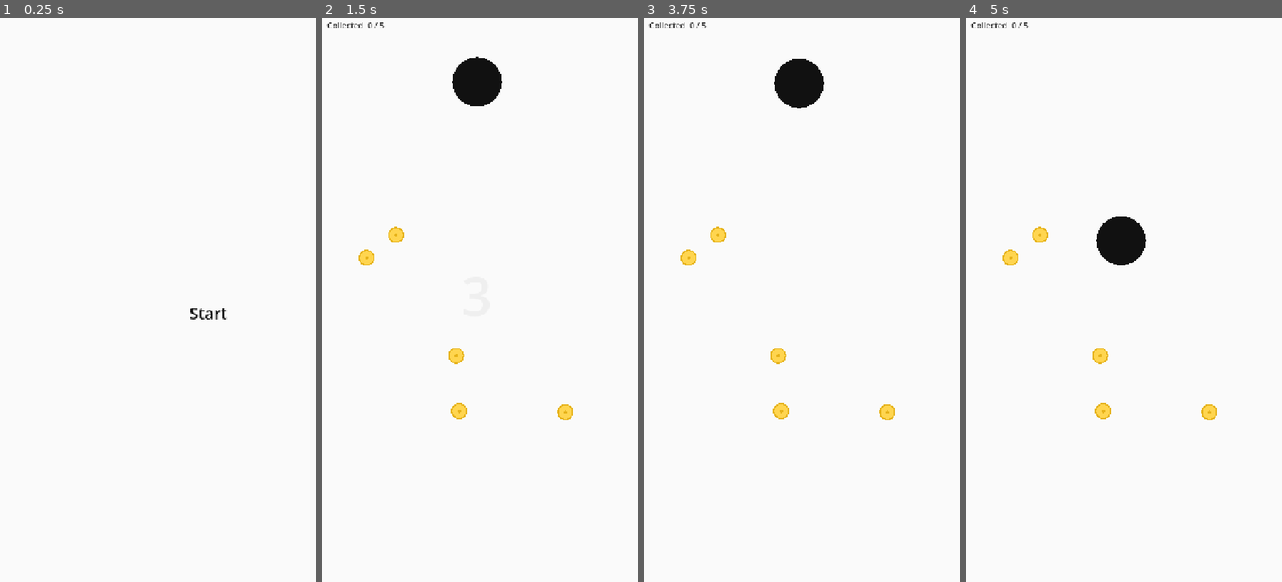
Above: before the commit, frames 1-4 (left to right).
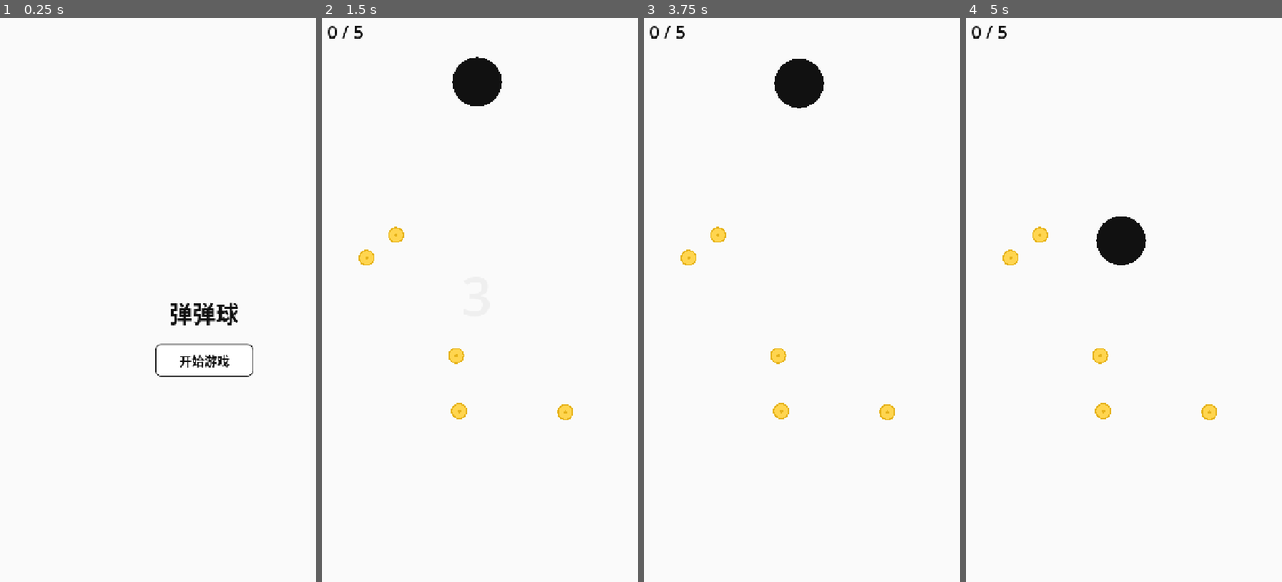
Above: after the commit, the same moments.

Repository: day-dreamer-11/bounce-line-
Game: Godot game, scene res://scenes/TrailDemo.tscn
Same seed, same stepped clock (60 frames per second), same inputs: the game is played once before the commit and once after it.
Inputs (mouse positions are in pixels of both pictures, inside the frame that each line leads up to):
- Up to frame 1 (0.25 s): no input
- Up to frame 2 (1.5 s): click "Start" (after the commit: "开始游戏") at 0.5 s; tap Enter at 1.25 s; move the mouse to (546, 266) at 1.27 s; click (546, 266) at 1.42 s
- Up to frame 3 (3.75 s): tap Space at 2, 3.5 s; drag from (735, 322) to (887, 412) at 2.02 s; tap Enter at 2.75 s; move the mouse to (830, 170) at 2.77 s; click (830, 170) at 2.92 s; drag from (783, 412) to (688, 260) at 3.52 s
- Up to frame 4 (5 s): move the mouse to (1218, 378) at 4.27 s; click (1218, 378) at 4.42 s

The runs differ from the first frame. In frame 1, 1.0% of the frame differs, in the area x 49-81%, y 50-64%; in frame 2, 0.2%; in frame 3, 0.2%; in frame 4, 0.2%.

Commit message:
feat: Chinese UI + styled buttons
- Start screen: "弹弹球" + "开始游戏" with bordered button
- Result: "游戏结束"/"胜利" + "再来一次" centered button
- Counter: "0 / 5" large black text
- Buttons: 2px black border, 12px radius, white fill, hover state

Co-Authored-By: Claude Opus 4.7 <noreply@anthropic.com>

Diff:
--- a/scripts/coin_container.gd
+++ b/scripts/coin_container.gd
@@ -23,9 +23,9 @@
 	add_child(canvas)
 
 	_label = Label.new()
-	_label.text = "Collected  0 / %d" % COIN_COUNT
-	_label.add_theme_font_size_override("font_size", 18)
-	_label.add_theme_color_override("font_color", Color(0.2, 0.2, 0.2))
+	_label.text = "0 / %d" % COIN_COUNT
+	_label.add_theme_font_size_override("font_size", 40)
+	_label.add_theme_color_override("font_color", Color(0.0667, 0.0667, 0.0667))
 	_label.position = Vector2(24, 24)
 	canvas.add_child(_label)
 
@@ -69,7 +69,7 @@
 
 func _on_coin_collected() -> void:
 	_collected += 1
-	_label.text = "Collected  %d / %d" % [_collected, COIN_COUNT]
+	_label.text = "%d / %d" % [_collected, COIN_COUNT]
 	if _collected >= COIN_COUNT:
 		_show_victory()
 
@@ -86,25 +86,41 @@
 	bg.set_anchors_preset(Control.PRESET_FULL_RECT)
 	canvas.add_child(bg)
 
+	var vbox := VBoxContainer.new()
+	vbox.set_anchors_preset(Control.PRESET_CENTER)
+	vbox.alignment = BoxContainer.ALIGNMENT_CENTER
+	vbox.add_theme_constant_override("separation", 28)
+	canvas.add_child(vbox)
+
 	var label := Label.new()
-	label.text = "Victory"
+	label.text = "胜利"
 	label.horizontal_alignment = HORIZONTAL_ALIGNMENT_CENTER
-	label.vertical_alignment = VERTICAL_ALIGNMENT_CENTER
 	label.add_theme_font_size_override("font_size", 48)
 	label.add_theme_color_override("font_color", Color(0.0667, 0.0667, 0.0667))
-	label.set_anchors_preset(Control.PRESET_FULL_RECT)
-	canvas.add_child(label)
+	vbox.add_child(label)
 
 	var btn := Button.new()
-	btn.text = "Play Again"
-	btn.flat = true
+	btn.text = "再来一次"
+	btn.flat = false
 	btn.add_theme_font_size_override("font_size", 24)
 	btn.add_theme_color_override("font_color", Color(0.0667, 0.0667, 0.0667))
-	btn.custom_minimum_size = Vector2(180, 56)
-	btn.set_anchors_and_offsets_preset(Control.PRESET_CENTER_BOTTOM)
-	btn.offset_bottom = -80
+	btn.custom_minimum_size = Vector2(200, 60)
+
+	var style := StyleBoxFlat.new()
+	style.bg_color = Color(1.0, 1.0, 1.0, 1.0)
+	style.border_width_left = 2
+	style.border_width_right = 2
+	style.border_width_top = 2
+	style.border_width_bottom = 2
+	style.border_color = Color(0.0667, 0.0667, 0.0667)
+	style.corner_radius_top_left = 12
+	style.corner_radius_top_right = 12
+	style.corner_radius_bottom_left = 12
+	style.corner_radius_bottom_right = 12
+	btn.add_theme_stylebox_override("normal", style)
+
 	btn.pressed.connect(func():
 		get_tree().paused = false
 		get_tree().reload_current_scene()
 	)
-	canvas.add_child(btn)
+	vbox.add_child(btn)
--- a/scripts/trail_system.gd
+++ b/scripts/trail_system.gd
@@ -21,6 +21,34 @@
 	$Ball.fell_off_screen.connect(_on_game_over)
 
 
+func _make_button(text: String, font_size: int, w: float, h: float) -> Button:
+	var btn := Button.new()
+	btn.text = text
+	btn.flat = false
+	btn.add_theme_font_size_override("font_size", font_size)
+	btn.add_theme_color_override("font_color", Color(0.0667, 0.0667, 0.0667))
+	btn.custom_minimum_size = Vector2(w, h)
+
+	var style := StyleBoxFlat.new()
+	style.bg_color = Color(1.0, 1.0, 1.0, 1.0)
+	style.border_width_left = 2
+	style.border_width_right = 2
+	style.border_width_top = 2
+	style.border_width_bottom = 2
+	style.border_color = Color(0.0667, 0.0667, 0.0667)
+	style.corner_radius_top_left = 12
+	style.corner_radius_top_right = 12
+	style.corner_radius_bottom_left = 12
+	style.corner_radius_bottom_right = 12
+	btn.add_theme_stylebox_override("normal", style)
+
+	var hover := style.duplicate()
+	hover.bg_color = Color(0.95, 0.95, 0.95)
+	btn.add_theme_stylebox_override("hover", hover)
+
+	return btn
+
+
 func _create_start_screen() -> void:
 	var canvas := CanvasLayer.new()
 	canvas.name = "StartScreen"
@@ -31,18 +59,25 @@
 	bg.set_anchors_preset(Control.PRESET_FULL_RECT)
 	canvas.add_child(bg)
 
-	var btn := Button.new()
-	btn.text = "Start"
-	btn.flat = true
-	btn.add_theme_font_size_override("font_size", 36)
-	btn.add_theme_color_override("font_color", Color(0.0667, 0.0667, 0.0667))
-	btn.custom_minimum_size = Vector2(240, 80)
-	btn.set_anchors_preset(Control.PRESET_CENTER)
+	var vbox := VBoxContainer.new()
+	vbox.set_anchors_preset(Control.PRESET_CENTER)
+	vbox.alignment = BoxContainer.ALIGNMENT_CENTER
+	vbox.add_theme_constant_override("separation", 32)
+	canvas.add_child(vbox)
+
+	var title := Label.new()
+	title.text = "弹弹球"
+	title.horizontal_alignment = HORIZONTAL_ALIGNMENT_CENTER
+	title.add_theme_font_size_override("font_size", 52)
+	title.add_theme_color_override("font_color", Color(0.0667, 0.0667, 0.0667))
+	vbox.add_child(title)
+
+	var btn := _make_button("开始游戏", 28, 220, 72)
 	btn.pressed.connect(func():
 		canvas.queue_free()
 		_start_countdown()
 	)
-	canvas.add_child(btn)
+	vbox.add_child(btn)
 
 
 func _start_countdown() -> void:
@@ -146,7 +181,7 @@
 
 func _on_game_over() -> void:
 	get_tree().paused = true
-	_show_result("Game Over")
+	_show_result("游戏结束")
 
 
 func _show_result(text: String) -> void:
@@ -159,25 +194,22 @@
 	bg.set_anchors_preset(Control.PRESET_FULL_RECT)
 	canvas.add_child(bg)
 
+	var vbox := VBoxContainer.new()
+	vbox.set_anchors_preset(Control.PRESET_CENTER)
+	vbox.alignment = BoxContainer.ALIGNMENT_CENTER
+	vbox.add_theme_constant_override("separation", 28)
+	canvas.add_child(vbox)
+
 	var label := Label.new()
 	label.text = text
 	label.horizontal_alignment = HORIZONTAL_ALIGNMENT_CENTER
-	label.vertical_alignment = VERTICAL_ALIGNMENT_CENTER
 	label.add_theme_font_size_override("font_size", 48)
 	label.add_theme_color_override("font_color", Color(0.0667, 0.0667, 0.0667))
-	label.set_anchors_preset(Control.PRESET_FULL_RECT)
-	canvas.add_child(label)
-
-	var btn := Button.new()
-	btn.text = "Play Again"
-	btn.flat = true
-	btn.add_theme_font_size_override("font_size", 24)
-	btn.add_theme_color_override("font_color", Color(0.0667, 0.0667, 0.0667))
-	btn.custom_minimum_size = Vector2(180, 56)
-	btn.set_anchors_and_offsets_preset(Control.PRESET_CENTER_BOTTOM)
-	btn.offset_bottom = -80
+	vbox.add_child(label)
+
+	var btn := _make_button("再来一次", 24, 200, 60)
 	btn.pressed.connect(func():
 		get_tree().paused = false
 		get_tree().reload_current_scene()
 	)
-	canvas.add_child(btn)
+	vbox.add_child(btn)
